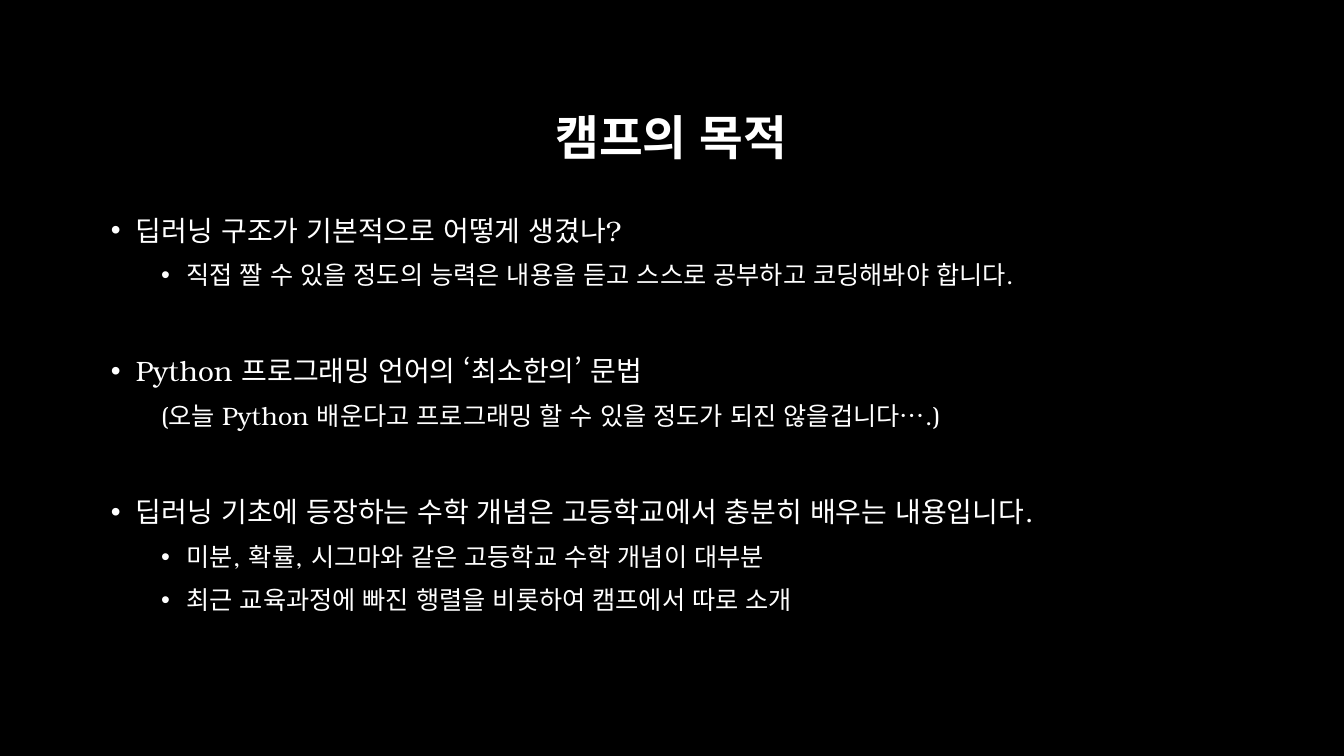
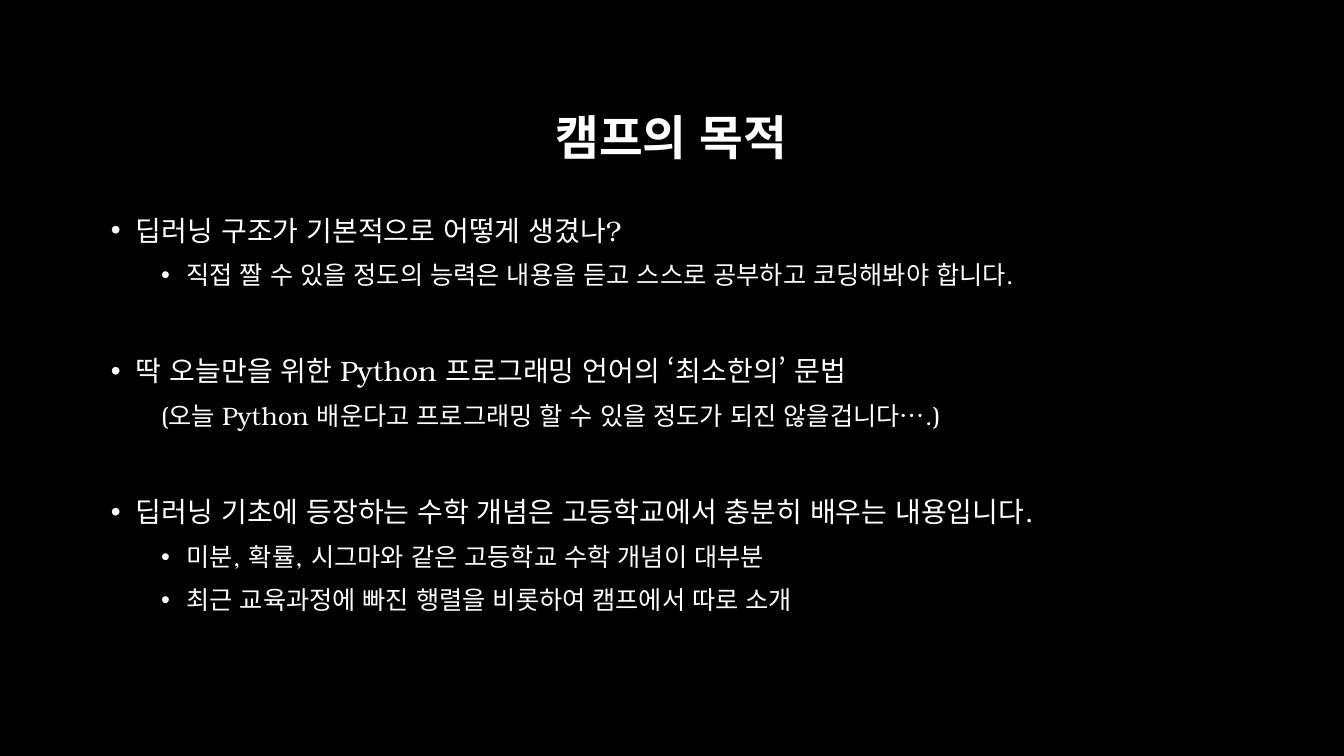
Before and after one commit to across0406/2017-GNU-Science-Camp-of-Computer-Science, a slide deck: slide 6 of ppt/GNU CS 과학캠프.pptx. Drawn at 1344x756 pixels with LibreOffice and Linux fonts; fonts in the diff are those of the drawing; background and template pictures are left out. Boxes give left, top, right and bottom in pixels: in the first picture for what was removed or moved away, otherwise in the second. Text is boxed around its words. In the diff, an @@ line names an element or a change of style, - is before the commit and + after.

```diff
--- a/ppt/GNU CS 과학캠프.pptx
+++ b/ppt/GNU CS 과학캠프.pptx
@@ text at (136, 356, 847, 388): text changed @@
-• Python 프로그래밍 언어의 ‘최소한의’ 문법
+• 딱 오늘만을 위한 Python 프로그래밍 언어의 ‘최소한의’ 문법
```
Also in this commit, not shown: 2 other slides changed, 5 other files.
